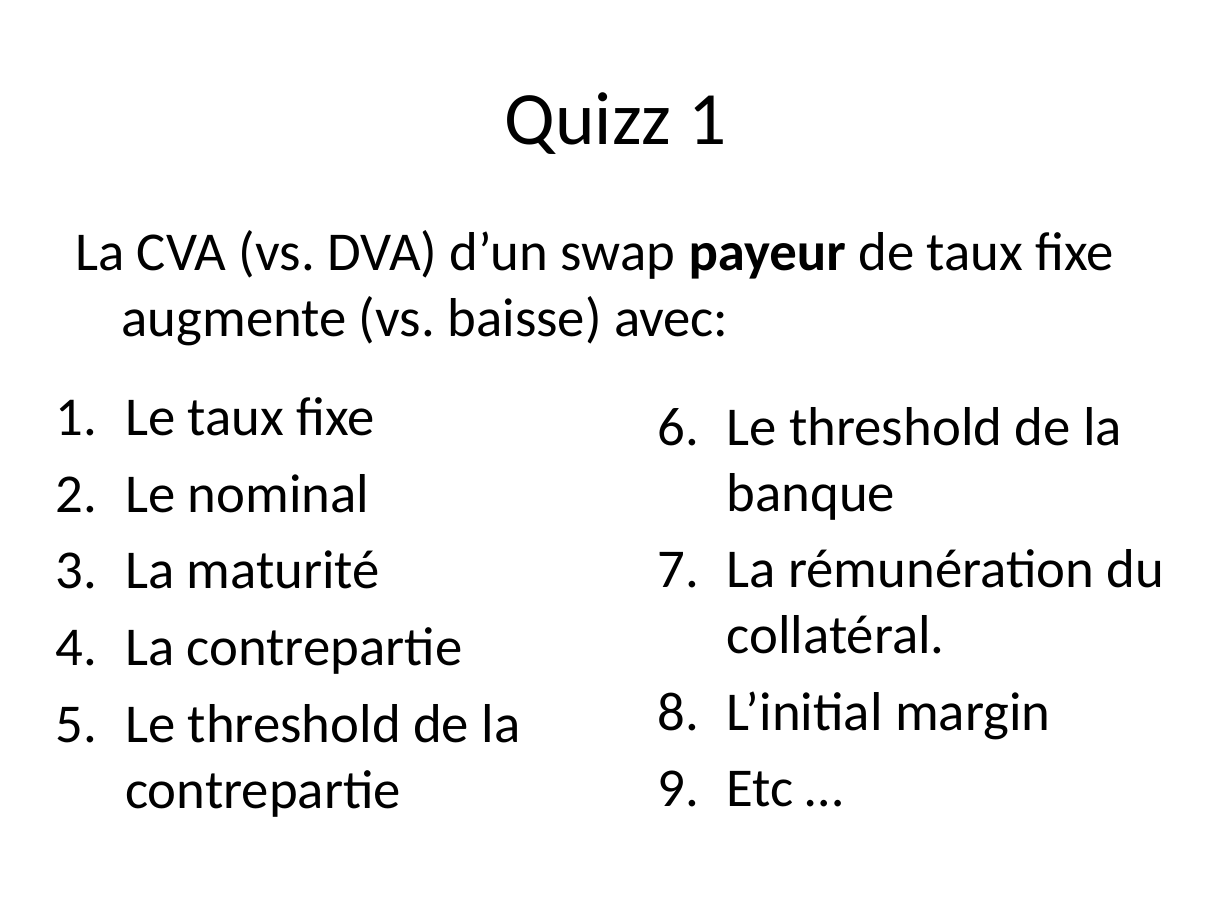
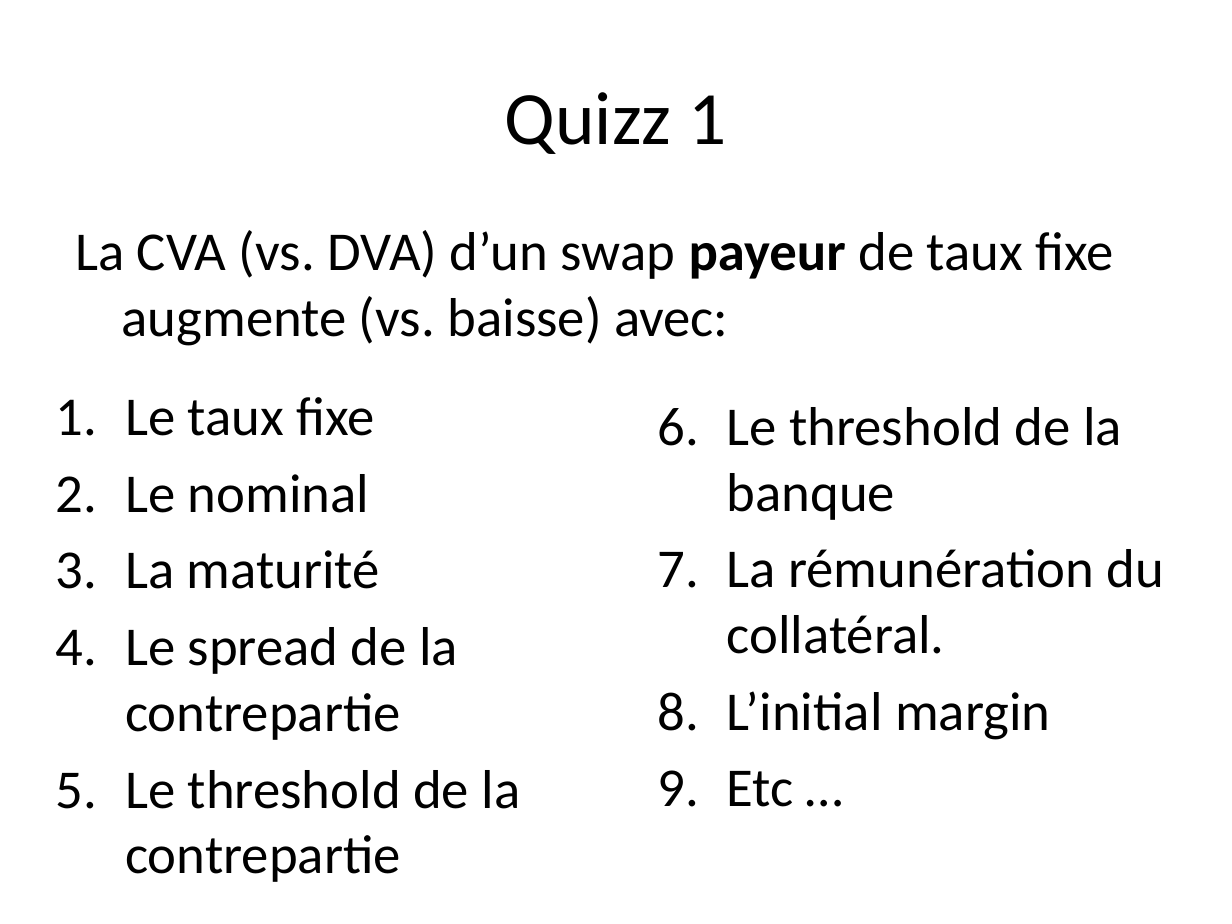
Before and after one commit to rguillemot/Formation_Finance, a slide deck: slide 27 of CVA/CVA.pptx (slide 23 before the commit). Drawn at 1232x924 pixels with LibreOffice and Linux fonts; fonts in the diff are those of the drawing. Boxes give left, top, right and bottom in pixels: in the first picture for what was removed or moved away, otherwise in the second. Text is boxed around its words. In the diff, an @@ line names an element or a change of style, - is before the commit and + after.

```diff
--- a/CVA/CVA.pptx
+++ b/CVA/CVA.pptx
@@ text at (125,627,458,740): text changed @@
-4. La contrepartie
+4. Le spread de la contrepartie
```
Also in this commit, not shown: 4 other slides changed, 5 slides added, 1 slide removed.
